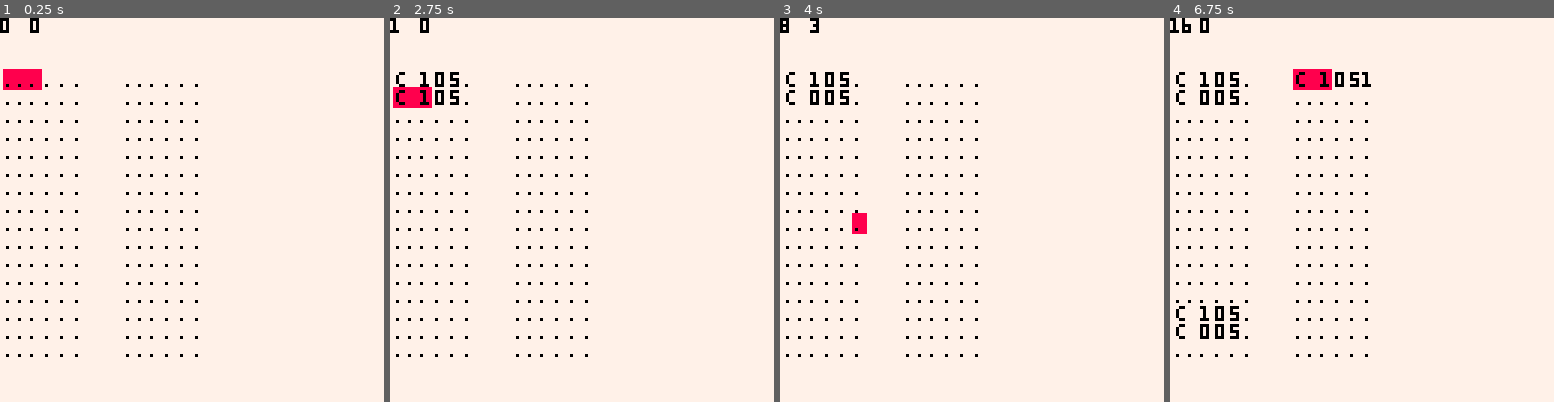
Above: before the commit, frames 1-4 (left to right).
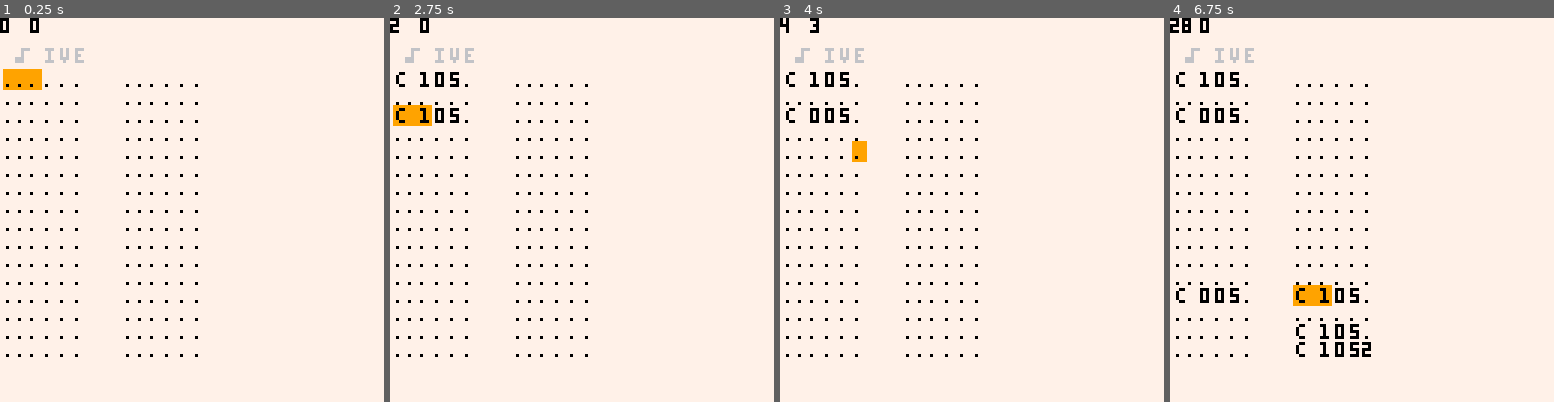
Above: after the commit, the same moments.

Repository: romainchapou/pico-sound-dj
Game: PICO-8 cartridge psdj.p8
Two runs of this game, one before a commit and one after it. Both use one fixed random seed, a clock stepped at 60 frames per second and the inputs below.
Inputs:
- Up to frame 1 (0.25 s): no input
- Up to frame 2 (2.75 s): tap O (Z key) at 0.33, 0.7, 1.43, 2.22 s; tap X (X key) at 1.07, 2.07, 2.4, 2.73 s; hold Left 1.97-2.37 s; hold Down from 2.42 s (still down)
- Up to frame 3 (4 s): release Down at 2.82 s; hold Right 2.87-3.53 s; tap X (X key) at 3.07, 3.4, 3.73 s; tap O (Z key) at 3.1, 3.98 s; hold Up from 3.58 s (still down)
- Up to frame 4 (6.75 s): tap X (X key) every 0.33 s from 4.07 to 6.73 s; release Up at 4.08 s; hold Right 4.13-4.53 s; hold Down 4.58-5.08 s; tap O (Z key) at 4.87, 5.75, 6.63 s; hold Left 5.13-5.8 s; hold Up 5.85-6.18 s; hold Left 6.23-6.63 s; hold Down from 6.68 s (still down)

The runs differ from the first frame. In frame 1, 0.8% of the frame differs, in the area x 0-22%, y 7-19%; in frame 2, 1.6%; in frame 3, 1.2%; in frame 4, 3.4%, in the area x 0-53%, y 0-89%.

Commit message:
SFX view improvement test

Diff:
--- a/main.lua
+++ b/main.lua
@@ -3,7 +3,7 @@
 function _init()
   -- set key repeat
   poke(0x5f5c, 8)
-  poke(0x5f5d, 2)
+  poke(0x5f5d, 1)
 
   note_names = split("c,c#,d,d#,e,f,f#,g,g#,a,a#,b")
 
@@ -179,7 +179,12 @@
     sel_x += 13 + 5*(sub_selection-1)
   end
 
-  rectfill(sel_x, sel_y-1, sel_x + sel_width, sel_y+5, 8)
+  rectfill(sel_x, sel_y-1, sel_x + sel_width, sel_y+5, 9)
+
+  print("♪",  4, 10, 6)
+  print("i", 15, 10, 6)
+  print("v", 20, 10, 6)
+  print("e", 25, 10, 6)
 
   for i=1,16 do
     local x, y = 2, start_y + i*6
Not shown, added: todos.md
